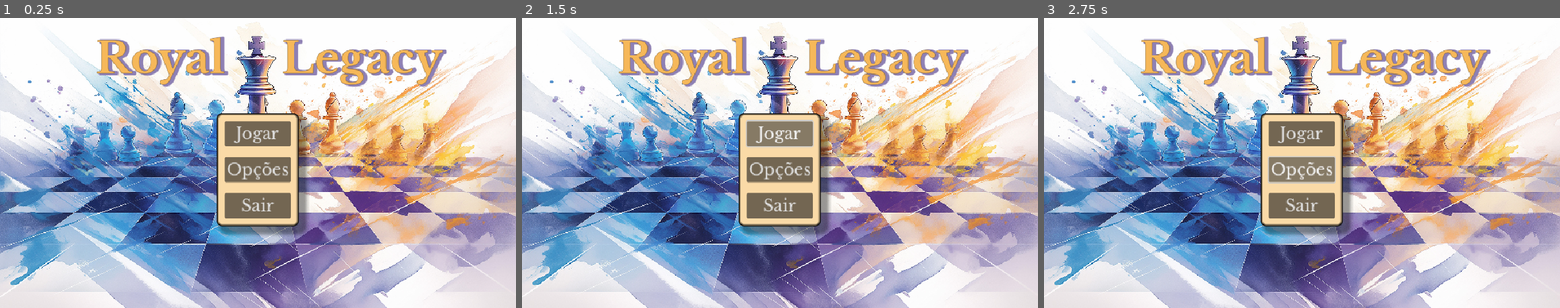
Above: before the commit, frames 1-3 (left to right).
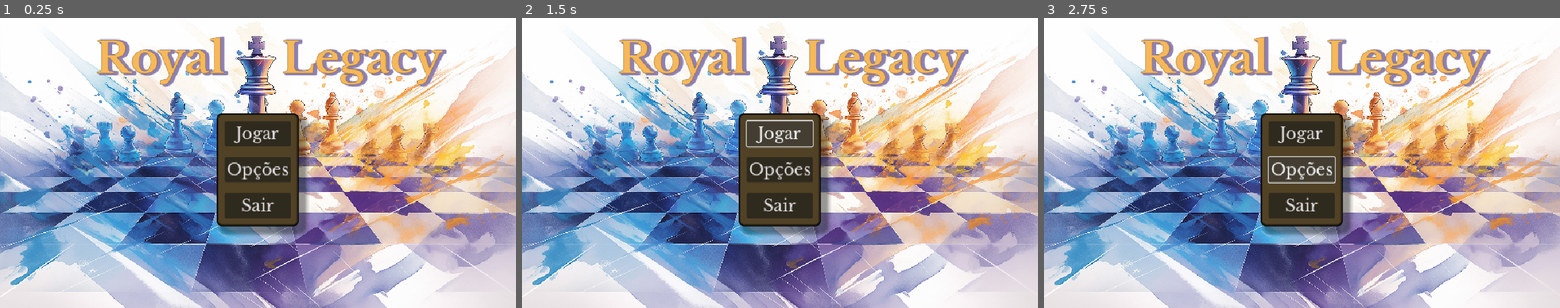
Above: after the commit, the same moments.

Repository: Joao-Paulo06/Royal_Legacy
Game: Godot game, scene res://menu_principal.tscn
The game is run twice, just before and just after one commit, with the same random seed, the same clock (stepped at 60 frames per second) and the same inputs.
Inputs:
- Up to frame 1 (0.25 s): no input
- Up to frame 2 (1.5 s): click "Jogar" at 0.5 s; click "Jogar" at 1.25 s
- Up to frame 3 (2.75 s): click "Opções" at 2 s

The runs differ from the first frame. In frame 1, 5.8% of the frame differs, in the area x 42-58%, y 33-72%; in frame 2, 5.6%; in frame 3, 5.7%.

Commit message:
atualização da engine

Diff:
--- a/royal-legacy/menu_principal.tscn
+++ b/royal-legacy/menu_principal.tscn
@@ -15,7 +15,7 @@
 shadow_offset = Vector2(5, 1)
 
 [sub_resource type="StyleBoxFlat" id="StyleBoxFlat_xn66q"]
-bg_color = Color(0.980392, 0.854902, 0.654902, 1)
+bg_color = Color(0.31548333, 0.25811824, 0.14926046, 1)
 border_width_left = 5
 border_width_top = 5
 border_width_right = 5
--- a/royal-legacy/project.godot
+++ b/royal-legacy/project.godot
@@ -12,7 +12,7 @@
 
 config/name="Royal Legacy"
 run/main_scene="res://menu_principal.tscn"
-config/features=PackedStringArray("4.3", "GL Compatibility")
+config/features=PackedStringArray("4.5", "GL Compatibility")
 config/icon="res://icon.svg"
 
 [display]
